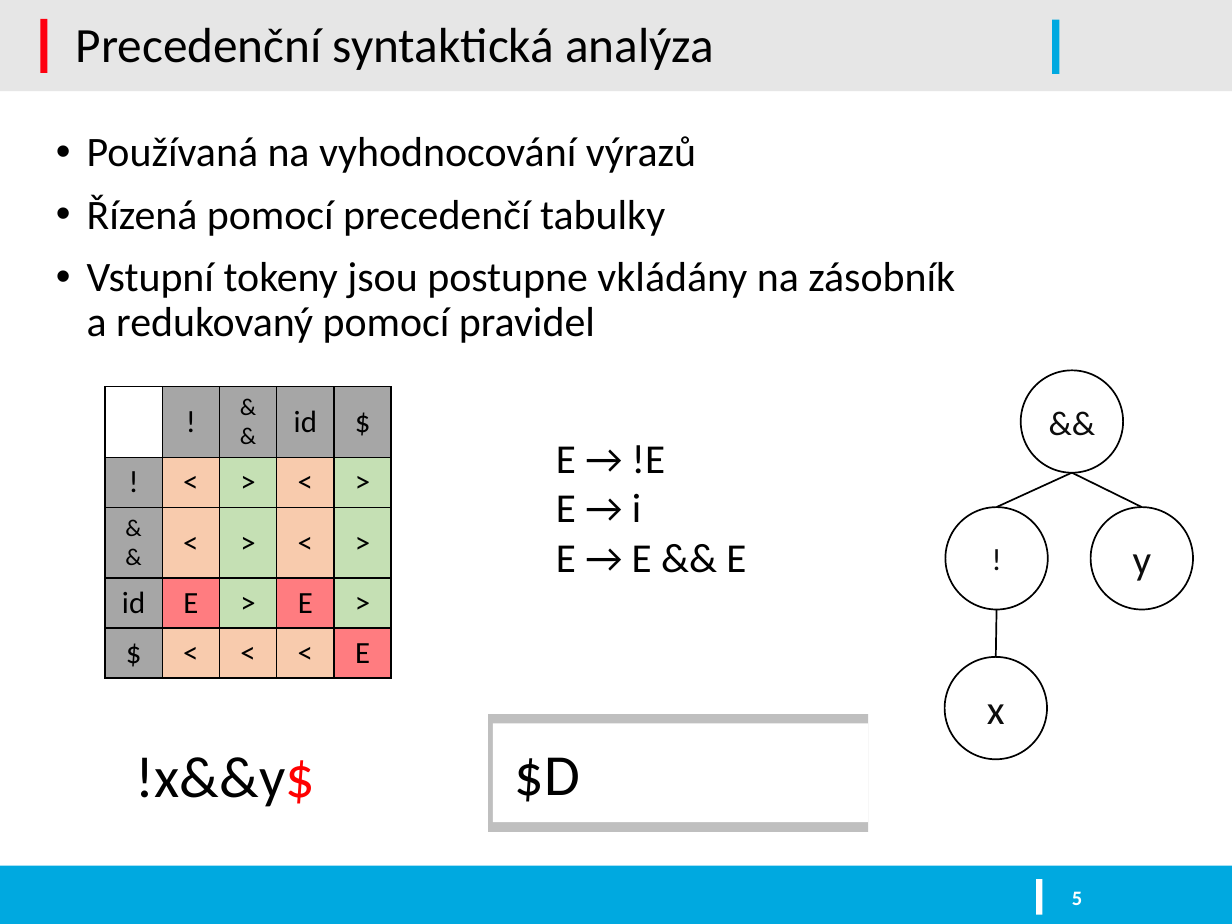
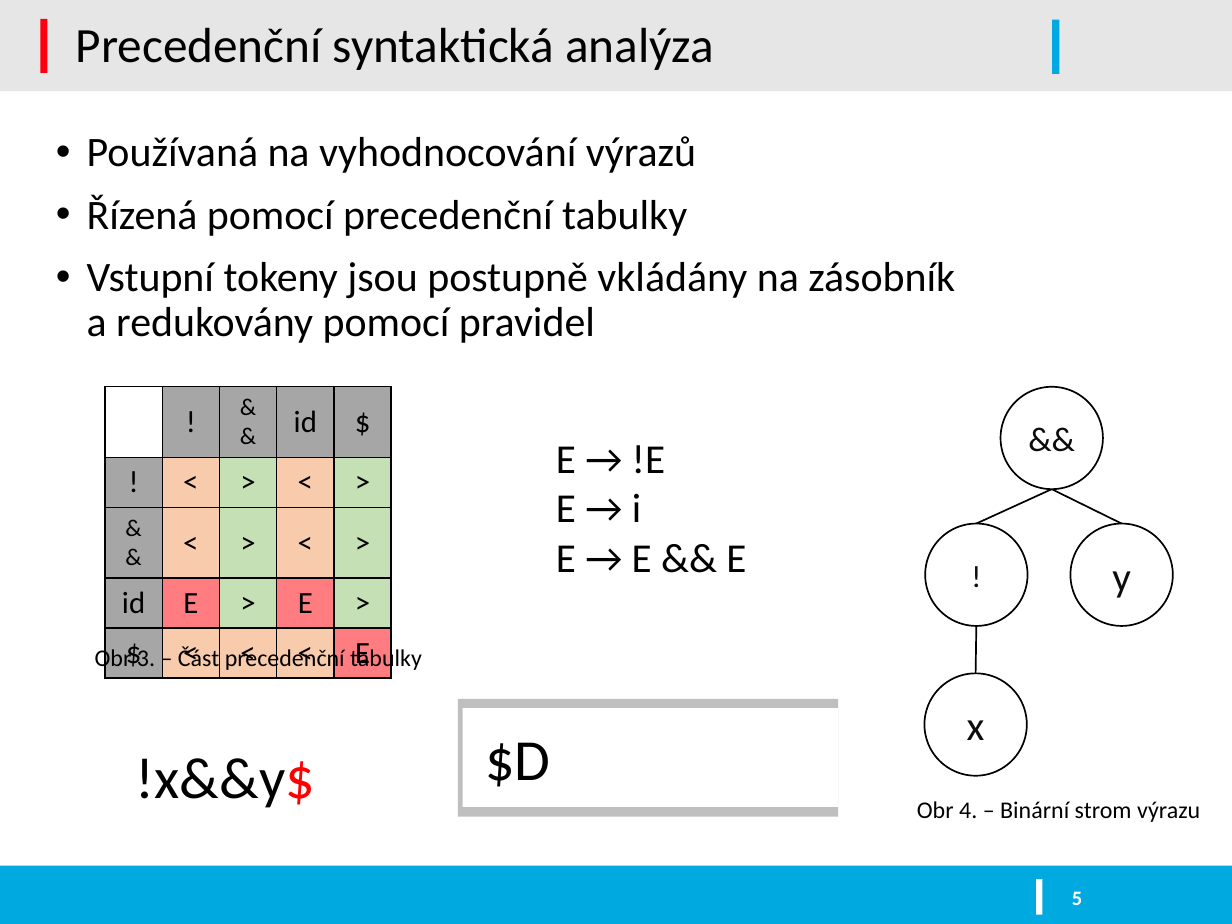
Before and after one commit to kysel/IFJ16, a slide deck: slide 5 of docs/prezentace.pptx. Drawn at 1232x924 pixels with LibreOffice and Linux fonts; fonts in the diff are those of the drawing; background and template pictures are left out. Boxes give left, top, right and bottom in pixels: in the first picture for what was removed or moved away, otherwise in the second. Text is boxed around its words. In the diff, an @@ line names an element or a change of style, - is before the commit and + after.

```diff
--- a/docs/prezentace.pptx
+++ b/docs/prezentace.pptx
@@ text at (87, 194, 955, 343): text changed @@
-• Řízená pomocí precedenčí tabulky
-• Vstupní tokeny jsou postupne vkládány na zásobník
-  a redukovaný pomocí pravidel
+• Řízená pomocí precedenční tabulky
+• Vstupní tokeny jsou postupně vkládány na zásobník
+  a redukovány pomocí pravidel
@@ 4 ellipses, 3 lines: place and size @@
-4 ellipses, 3 lines at (945, 371, 1193, 759)
+4 ellipses, 3 lines at (924, 387, 1173, 776)
@@ text added at (95, 645, 219, 672), 14 pt, text #000000 @@
+Obr 3. – Část precedenční tabulky
@@ 2 rectangles, 1 text: place and size @@
-2 rectangles, 1 text at (488, 715, 869, 832)
+2 rectangles, 1 text at (458, 699, 839, 816)
@@ text added at (917, 801, 1200, 822), 14 pt, text #000000 @@
+Obr 4. – Binární strom výrazu
```
Also in this commit, not shown: 6 other slides changed.
